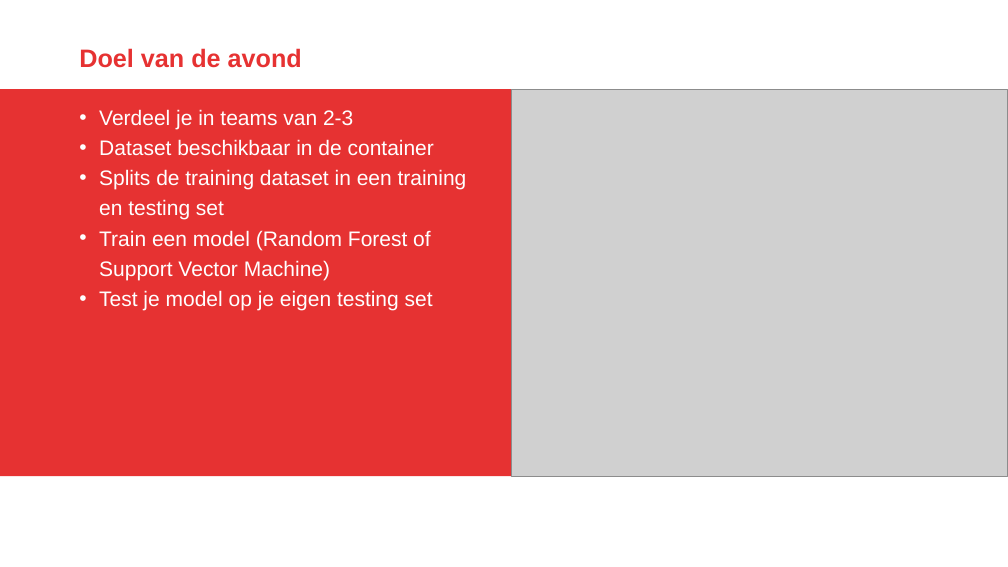
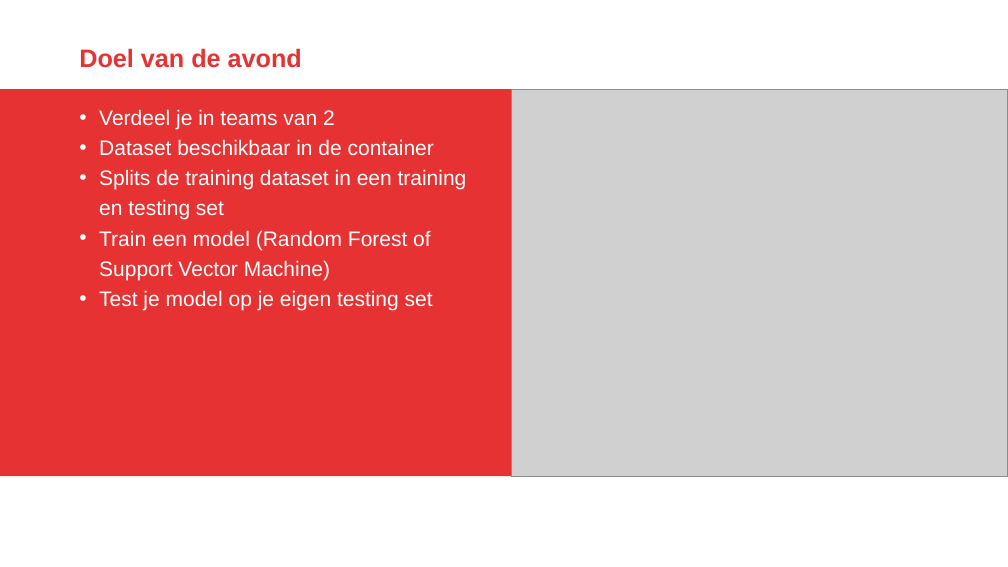
Before and after one commit to AMIS-Services/sig-mlchallenge, a slide deck: slide 7 of validation_and_random_forests.pptx. Drawn at 1008x567 pixels with LibreOffice and Linux fonts; fonts in the diff are those of the drawing; grey boxes stand for pictures; background and template pictures are left out. Boxes give left, top, right and bottom in pixels: in the first picture for what was removed or moved away, otherwise in the second. Text is boxed around its words. In the diff, an @@ line names an element or a change of style, - is before the commit and + after.

```diff
--- a/validation_and_random_forests.pptx
+++ b/validation_and_random_forests.pptx
@@ text at (99,109,335,129): text changed @@
-• Verdeel je in teams van 2-3
+• Verdeel je in teams van 2
```
Also in this commit, not shown: 8 other slides changed, 3 slides added, 1 slide removed, 1 other file.
